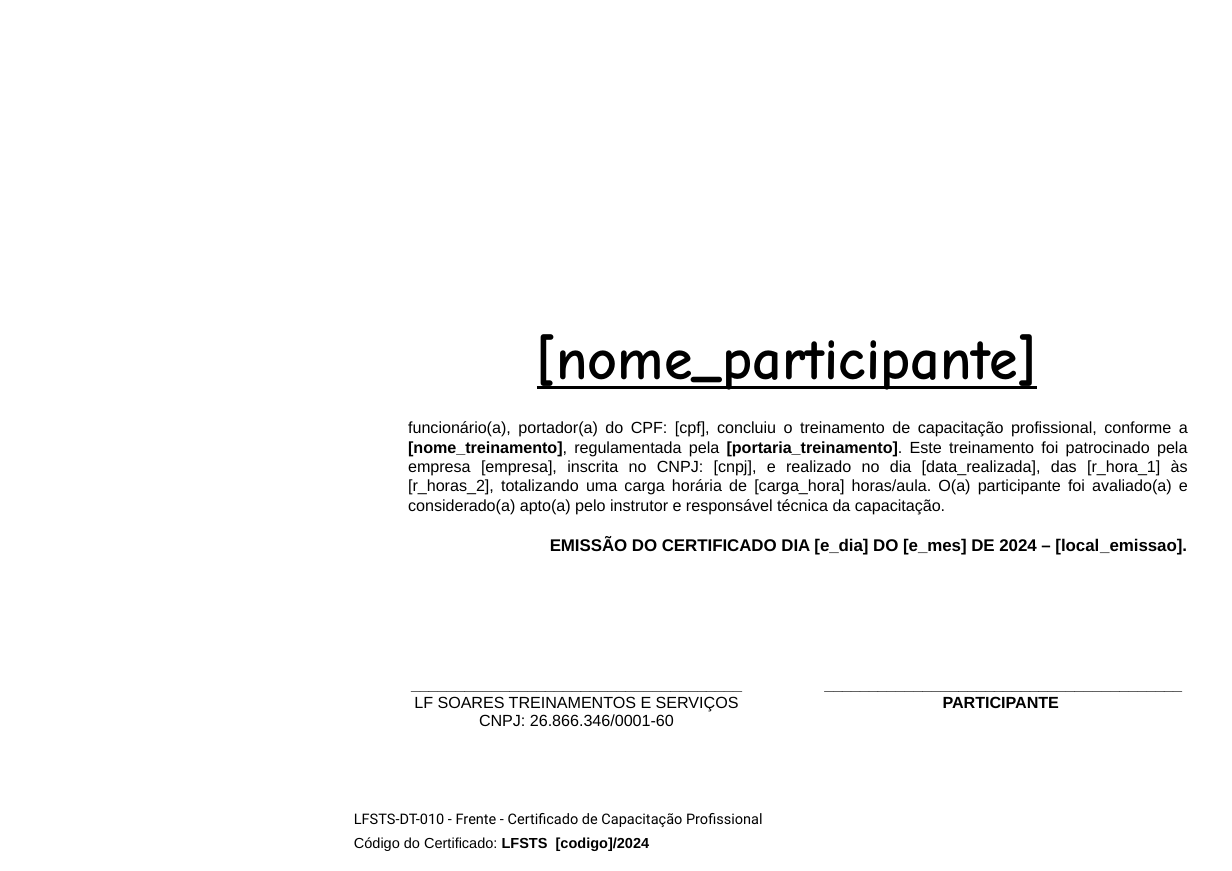
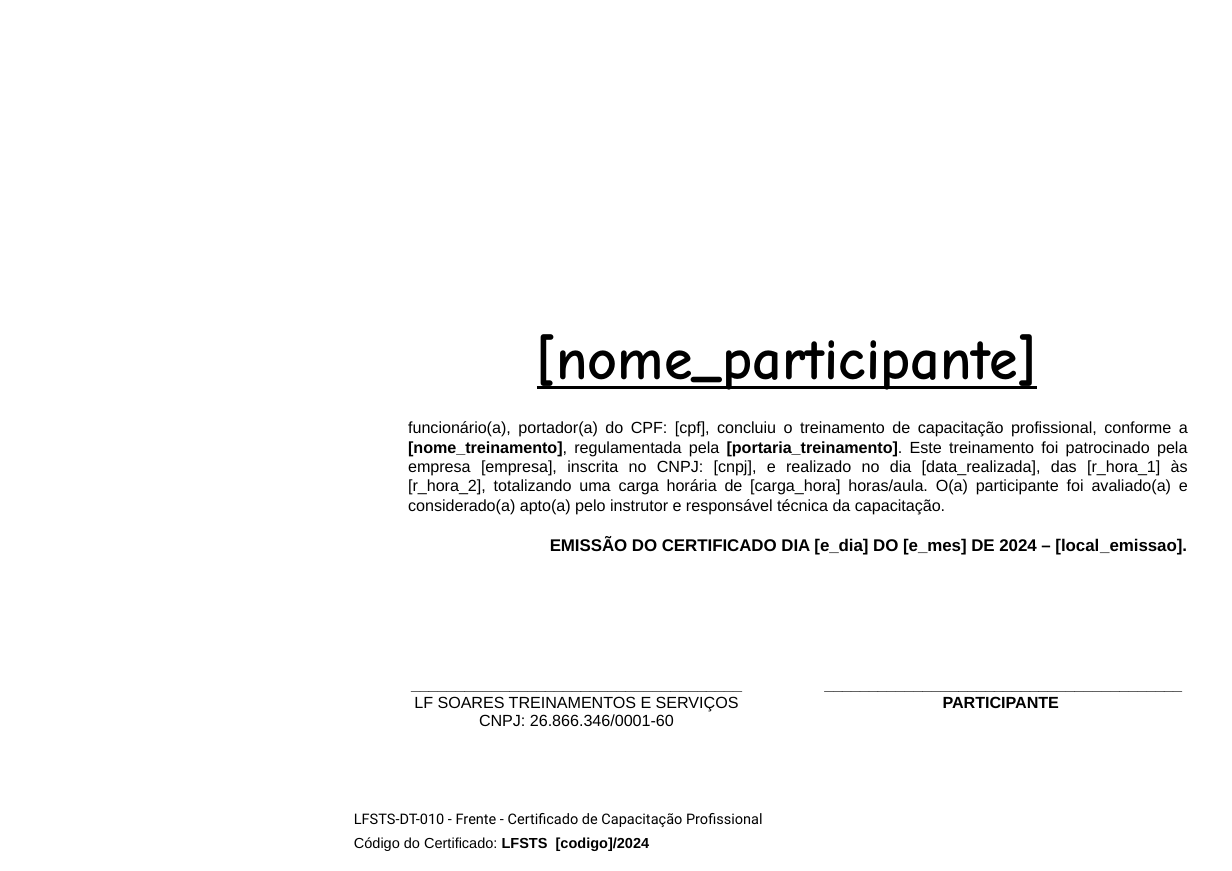
Before and after one commit to Programateca/lfsoares-front, a slide deck: slide 1 of public/templates/frente-verso-2a.pptx. Drawn at 1232x871 pixels with LibreOffice and Linux fonts; fonts in the diff are those of the drawing; background and template pictures are left out. Boxes give left, top, right and bottom in pixels: in the first picture for what was removed or moved away, otherwise in the second. Text is boxed around its words. In the diff, an @@ line names an element or a change of style, - is before the commit and + after.

Commit message:
feat: enhance Identificador and Treinamento interfaces, update Eventos and Identificadores components for improved data handling and user experience

```diff
--- a/public/templates/frente-verso-2a.pptx
+++ b/public/templates/frente-verso-2a.pptx
@@ text at bbox=[408, 421, 1188, 515]: text changed @@
-funcionário(a), portador(a) do CPF: [cpf], concluiu o treinamento de capacitação profissional, conforme a [nome_treinamento], regulamentada pela [portaria_treinamento]. Este treinamento foi patrocinado pela empresa [empresa], inscrita no CNPJ: [cnpj], e realizado no dia [data_realizada], das [r_hora_1] às [r_horas_2], totalizando uma carga horária de [carga_hora] horas/aula. O(a) participante foi avaliado(a) e considerado(a) apto(a) pelo instrutor e responsável técnica da capacitação.
+funcionário(a), portador(a) do CPF: [cpf], concluiu o treinamento de capacitação profissional, conforme a [nome_treinamento], regulamentada pela [portaria_treinamento]. Este treinamento foi patrocinado pela empresa [empresa], inscrita no CNPJ: [cnpj], e realizado no dia [data_realizada], das [r_hora_1] às [r_hora_2], totalizando uma carga horária de [carga_hora] horas/aula. O(a) participante foi avaliado(a) e considerado(a) apto(a) pelo instrutor e responsável técnica da capacitação.
```
Also in this commit, not shown: 1 other slide changed, 6 other files.
